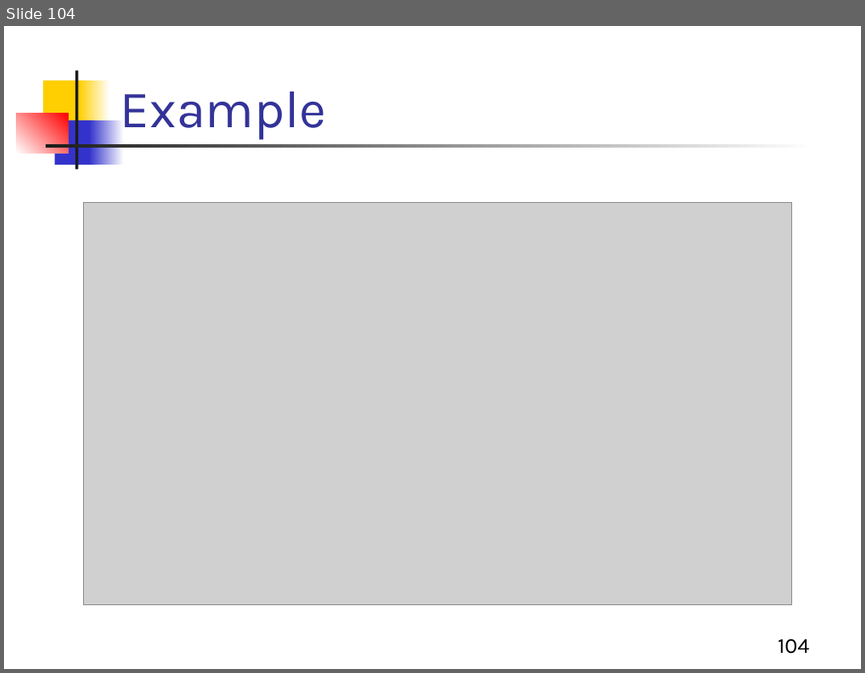
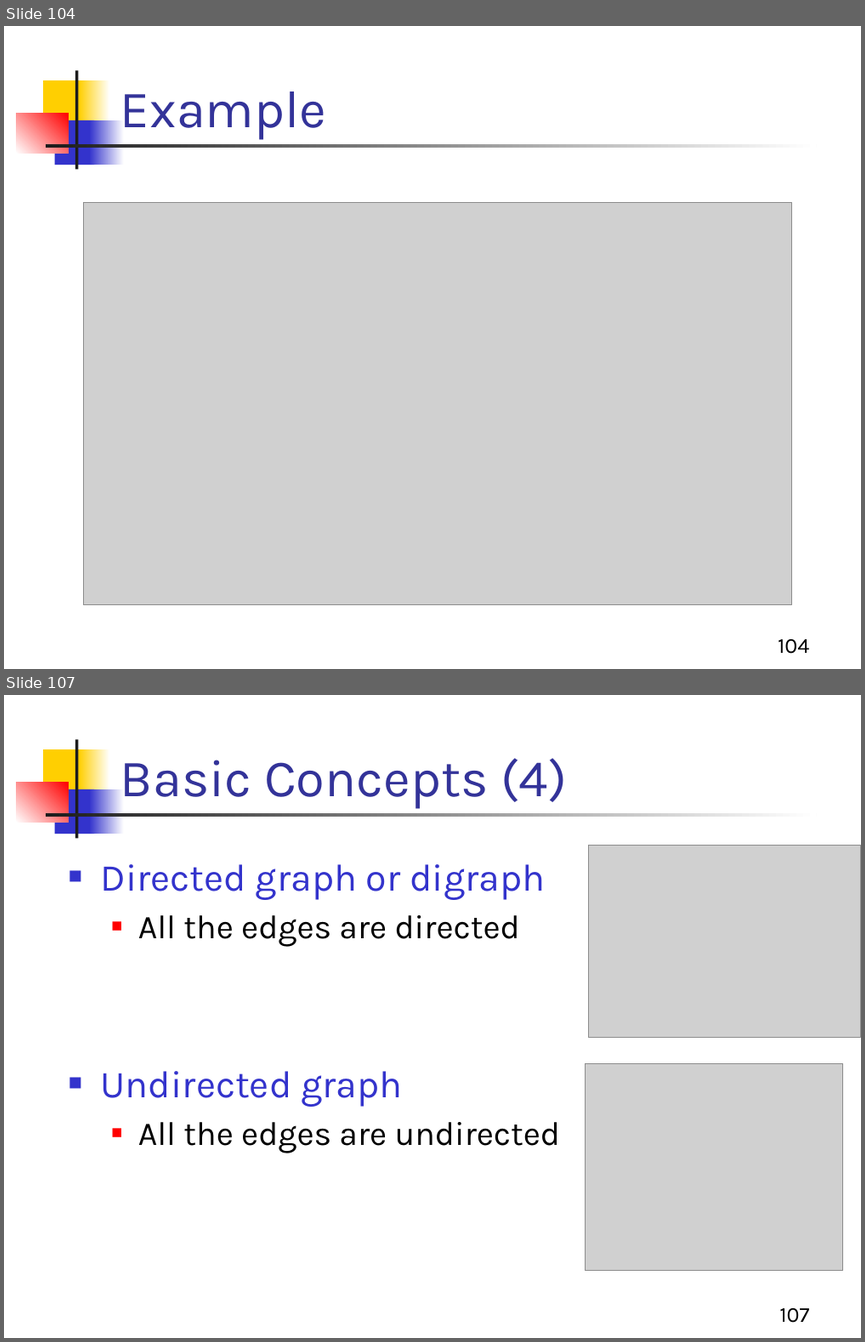
Before and after one commit to Aashishsharma/Learnings, a slide deck: DS/DS.pptx. Shown one above the other, each under a label of ours: slide 104 before the commit, slides 104 and 107 after it; the slides between them are not shown. The pictures are 865x673 and 865x1342 pixels, drawn with LibreOffice and Linux fonts; fonts in the diff are those of the drawing; grey boxes stand for pictures. Boxes give left, top, right and bottom in pixels: in the first picture for what was removed or moved away, otherwise in the second. Text is boxed around its words. In the diff, an @@ line names an element or a change of style, - is before the commit and + after.

```diff
--- a/DS/DS.pptx
+++ b/DS/DS.pptx
@@ slide 107 added at [4, 695, 861, 1338], background #FFFFFF; not listed: 7 template elements that a slide beside it also shows @@
@@ title added at [120, 758, 567, 809], 44 pt, text #333399 @@
+Basic Concepts (4)
@@ picture added at [588, 845, 861, 1037] @@
@@ text added at [101, 864, 561, 1153], 28 pt, text #000000 @@
+■ Directed graph or digraph
+  ■ All the edges are directed
+■ Undirected graph
+  ■ All the edges are undirected
@@ picture added at [585, 1063, 842, 1270] @@
@@ page number added at [779, 1308, 809, 1322], 18 pt, text #000000 @@
+107
```
Also in this commit, not shown: 1 slide changed, 89 other slides added.
